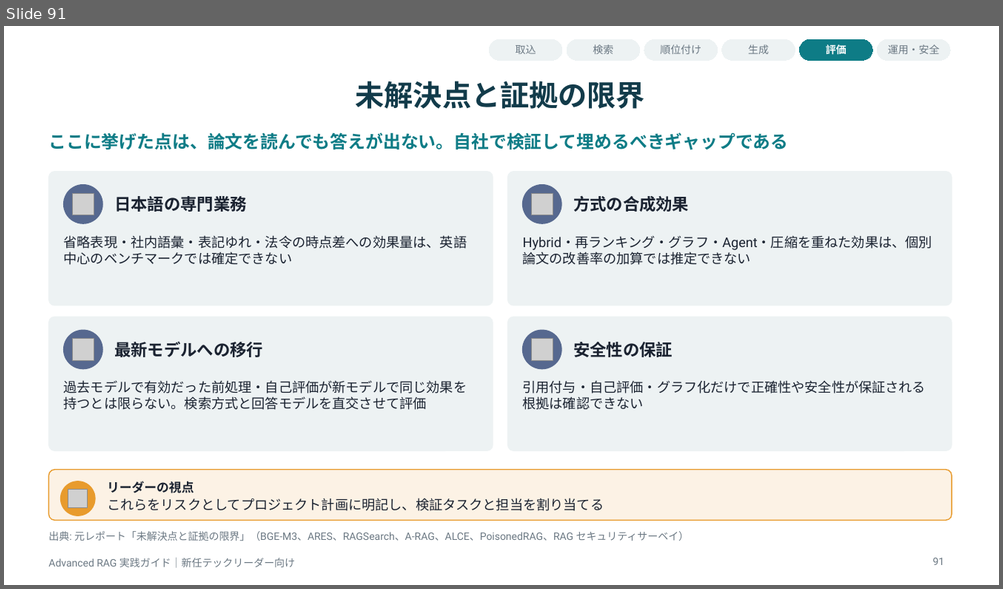
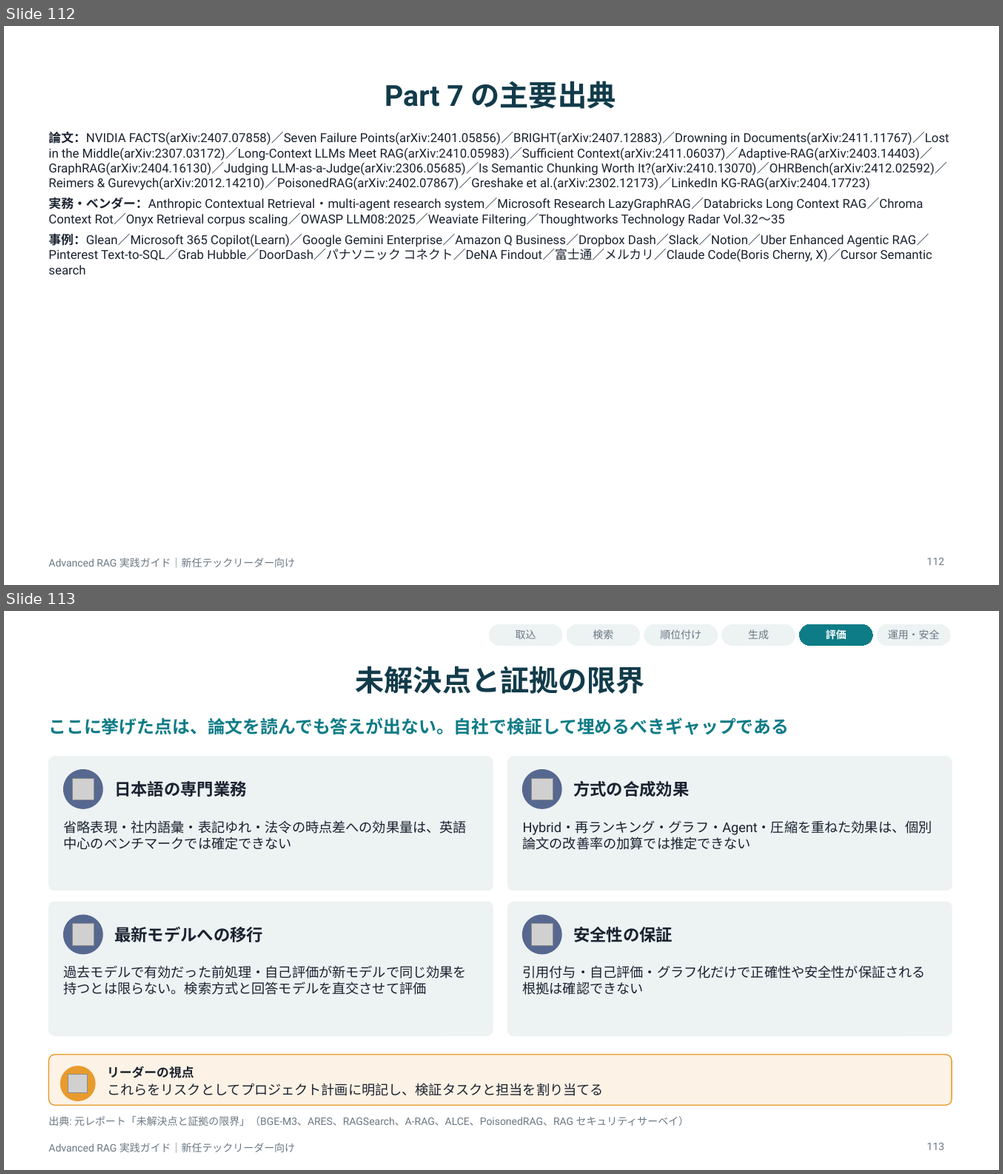
Before and after one commit to Takenori-Kusaka/advanced-rag-fmea-casestudy, a slide deck: slides/AdvancedRAG_実践ガイド.pptx. Shown one above the other, each under a label of ours: slide 91 before the commit, slides 112 and 113 after it. The pictures are 1003x589 and 1003x1174 pixels, drawn with LibreOffice and Linux fonts; fonts in the diff are those of the drawing; grey boxes stand for pictures. Boxes give left, top, right and bottom in pixels: in the first picture for what was removed or moved away, otherwise in the second. Text is boxed around its words. In the diff, an @@ line names an element or a change of style, - is before the commit and + after.

```diff
--- a/slides/AdvancedRAG_実践ガイド.pptx
+++ b/slides/AdvancedRAG_実践ガイド.pptx
@@ slide 112 added at [4, 26, 999, 585], background #FFFFFF; not listed: 1 template element that a slide beside it also shows @@
@@ title added at [384, 81, 616, 109], 28 pt, text #123B4A, bold @@
+Part 7 の主要出典
@@ text added at [48, 131, 949, 275], 12 pt, text #1A2230 @@
+• 論文：NVIDIA FACTS(arXiv:2407.07858)／Seven Failure Points(arXiv:2401.05856)／BRIGHT(arXiv:2407.12883)／Drowning in Documents(arXiv:2411.11767)／Lost in the Middle(arXiv:2307.03172)／Long-Context LLMs Meet RAG(arXiv:2410.05983)／Sufficient Context(arXiv:2411.06037)／Adaptive-RAG(arXiv:2403.14403)／GraphRAG(arXiv:2404.16130)／Judging LLM-as-a-Judge(arXiv:2306.05685)／Is Semantic Chunking Worth It?(arXiv:2410.13070)／OHRBench(arXiv:2412.02592)／Reimers & Gurevych(arXiv:2012.14210)／PoisonedRAG(arXiv:2402.07867)／Greshake et al.(arXiv:2302.12173)／LinkedIn KG-RAG(arXiv:2404.17723)
+• 実務・ベンダー：Anthropic Contextual Retrieval・multi-agent research system／Microsoft Research LazyGraphRAG／Databricks Long Context RAG／Chroma Context Rot／Onyx Retrieval corpus scaling／OWASP LLM08:2025／Weaviate Filtering／Thoughtworks Technology Radar Vol.32〜35
+• 事例：Glean／Microsoft 365 Copilot(Learn)／Google Gemini Enterprise／Amazon Q Business／Dropbox Dash／Slack／Notion／Uber Enhanced Agentic RAG／Pinterest Text-to-SQL／Grab Hubble／DoorDash／パナソニック コネクト／DeNA Findout／富士通／メルカリ／Claude Code(Boris Cherny, X)／Cursor Semantic search
@@ page number added at [927, 558, 945, 565], 10 pt, text #6B7883 @@
+112
@@ what was slide 91 is now slide 113 @@
@@ page number at [927, 1143, 945, 1150]: text changed @@
-91
+113
```
Also in this commit, not shown: 21 other slides added, 33 other files.
